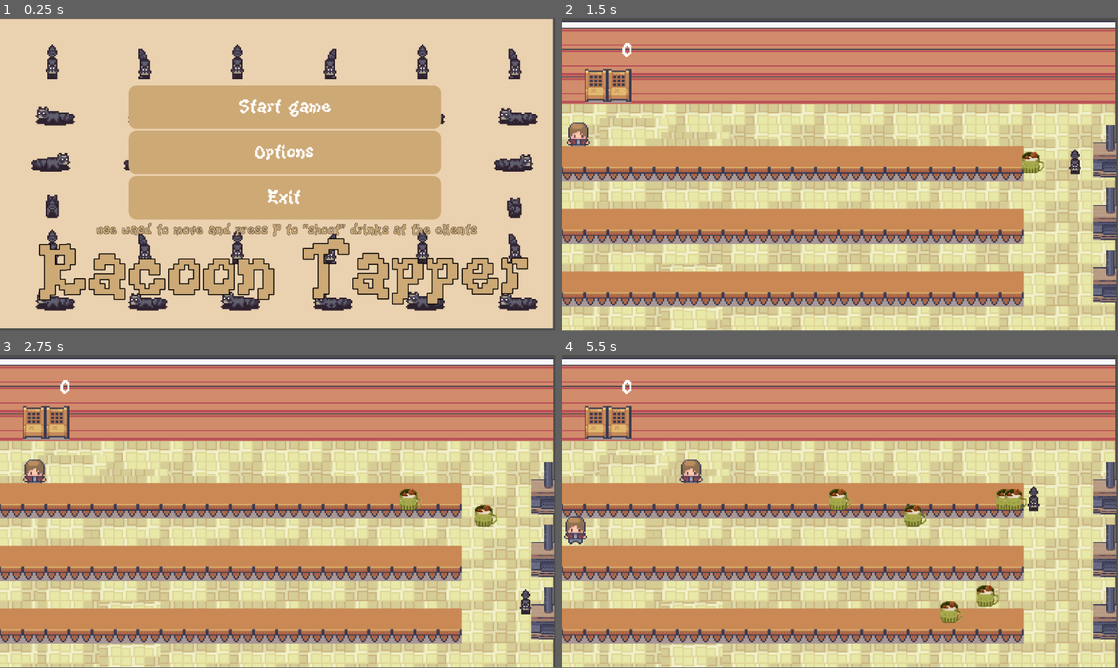
Above: before the commit, frames 1-4 (two rows, left to right).
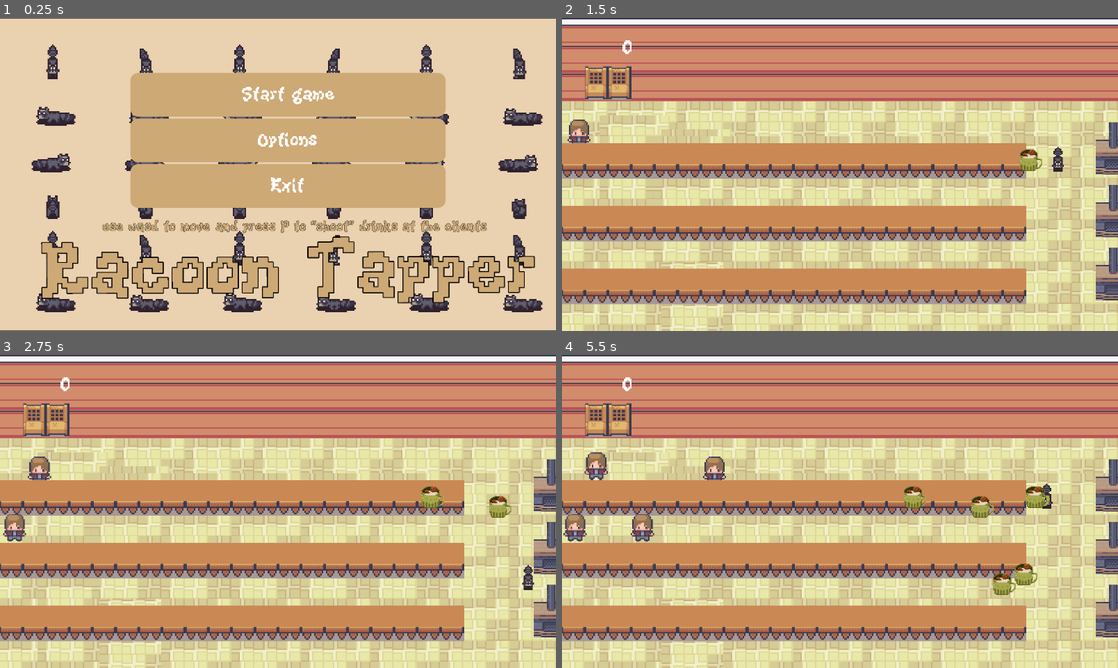
Above: after the commit, the same moments.

Repository: creampuffx/Racoon-Tapper
Game: Godot game, scene res://scenes/starting_screen.tscn
The game is run twice, just before and just after one commit, with the same random seed, the same clock (stepped at 60 frames per second) and the same inputs.
Inputs:
- Up to frame 1 (0.25 s): no input
- Up to frame 2 (1.5 s): click "Start game" at 0.5 s; tap Enter at 1.25 s; hold D (right) from 1.28 s (still down); tap P (put) at 1.35 s
- Up to frame 3 (2.75 s): release D (right) at 2.03 s; hold Down (down) from 2.03 s (still down); tap P (put) at 2.1 s
- Up to frame 4 (5.5 s): release Down (down) at 2.78 s; hold D (right) 2.78-3.53 s; tap P (put) every 0.75 s from 2.85 to 5.1 s; hold Up (up) 3.53-4.28 s; hold A (left) from 4.28 s (still down)
In our replay, the window is 799x449 before the commit and 800x450 after it. These sizes can differ from the game's own. Grey fills any space a smaller window leaves; there, only what the larger window draws over its background counts as a difference.

The runs differ from the first frame. In frame 1, 21% of the frame differs, in the area x 0-100%, y 0-100%; in frame 2, 37%; in frame 3, 38%; in frame 4, 39%.

Commit message:
changed the music

Diff:
--- a/project.godot
+++ b/project.godot
@@ -18,6 +18,13 @@
 [autoload]
 
 Global="*res://common/Global.gd"
+
+[display]
+
+window/size/viewport_width=1920
+window/size/viewport_height=1080
+window/size/mode=3
+window/stretch/mode="viewport"
 
 [editor_plugins]
 
--- a/scenes/beer.tscn
+++ b/scenes/beer.tscn
@@ -4,7 +4,7 @@
 [ext_resource type="Script" uid="uid://cwbwd5lm2n3j8" path="res://scenes/beer.gd" id="1_31xl2"]
 
 [sub_resource type="RectangleShape2D" id="RectangleShape2D_31xl2"]
-size = Vector2(33, 36)
+size = Vector2(15.166666, 22.333334)
 
 [sub_resource type="RectangleShape2D" id="RectangleShape2D_he3c0"]
 size = Vector2(32, 35)
@@ -21,7 +21,7 @@
 texture = ExtResource("1_7v8bv")
 
 [node name="CollisionShape2D" type="CollisionShape2D" parent="."]
-position = Vector2(0.5, 0)
+position = Vector2(-3.416667, 0.5000005)
 shape = SubResource("RectangleShape2D_31xl2")
 
 [node name="Area2D" type="Area2D" parent="."]
@@ -29,6 +29,7 @@
 collision_mask = 5
 
 [node name="CollisionShape2D" type="CollisionShape2D" parent="Area2D"]
+visible = false
 position = Vector2(0.666667, 0.5)
 shape = SubResource("RectangleShape2D_he3c0")
 
--- a/scenes/client.tscn
+++ b/scenes/client.tscn
@@ -29,7 +29,7 @@
 [node name="client" type="CharacterBody2D"]
 position = Vector2(97, 40)
 script = ExtResource("1_1t5vp")
-speed = 20
+speed = 40
 metadata/_edit_lock_ = true
 
 [node name="AnimatedSprite2D" type="AnimatedSprite2D" parent="."]
--- a/scenes/level 1.tscn
+++ b/scenes/level 1.tscn
@@ -5,10 +5,10 @@
 [ext_resource type="Texture2D" uid="uid://bv0c2ao5p52oj" path="res://assets/Modern tiles_Free/Interiors_free/48x48/Room_Builder_free_48x48.png" id="2_kf3d8"]
 [ext_resource type="Texture2D" uid="uid://crqkobtamh2sh" path="res://assets/Modern tiles_Free/Interiors_free/48x48/Interiors_free_48x48.png" id="3_poelv"]
 [ext_resource type="PackedScene" uid="uid://dhfw32r5ech16" path="res://scenes/spawn.tscn" id="5_2sj2h"]
-[ext_resource type="AudioStream" uid="uid://dsdxae5wt4s3g" path="res://assets/music-loop-bundle-download_2024_q1/music-loop-bundle-download_2024_q1/Sketchbook 2024-02-21_01.ogg" id="5_o16nf"]
 [ext_resource type="Script" uid="uid://cirft3lyh27sy" path="res://scenes/score.gd" id="6_kvult"]
 [ext_resource type="PackedScene" uid="uid://dl8dl8j7gem6y" path="res://scenes/client.tscn" id="6_ow2ny"]
 [ext_resource type="FontFile" uid="uid://b1jcjir01uihm" path="res://assets/KiwiSoda.ttf" id="7_1uqwn"]
+[ext_resource type="AudioStream" uid="uid://dpkek6eti1byy" path="res://assets/track 3.wav" id="9_2sj2h"]
 
 [sub_resource type="TileSetAtlasSource" id="TileSetAtlasSource_o16nf"]
 texture = ExtResource("2_kf3d8")
@@ -3231,8 +3231,7 @@
 b = Vector2(1933.8677, 1538.8027)
 
 [node name="level 1" type="Node2D"]
-position = Vector2(9, 2)
-scale = Vector2(0.499, 0.451)
+scale = Vector2(0.8348344, 0.7513546)
 script = ExtResource("1_kvult")
 
 [node name="Layer0" type="TileMapLayer" parent="."]
@@ -3305,10 +3304,6 @@
 unique_name_in_owner = true
 position = Vector2(305, 245)
 scale = Vector2(1.9088299, 1.7784854)
-
-[node name="AudioStreamPlayer2" type="AudioStreamPlayer" parent="."]
-stream = ExtResource("5_o16nf")
-autoplay = true
 
 [node name="StaticBody2D5" type="StaticBody2D" parent="."]
 visible = false
@@ -3344,6 +3339,7 @@
 horizontal_alignment = 1
 vertical_alignment = 1
 script = ExtResource("6_kvult")
+metadata/_edit_use_anchors_ = true
 
 [node name="wall" type="Area2D" parent="."]
 collision_layer = 2
@@ -3351,7 +3347,8 @@
 [node name="CollisionShape2D" type="CollisionShape2D" parent="wall"]
 shape = SubResource("SegmentShape2D_dqu65")
 
-[node name="Camera2D" type="Camera2D" parent="."]
-position = Vector2(1154.3086, 705.0998)
+[node name="AudioStreamPlayer" type="AudioStreamPlayer" parent="."]
+stream = ExtResource("9_2sj2h")
+autoplay = true
 
 [connection signal="area_entered" from="wall" to="client" method="_on_wall_area_entered"]
--- a/scenes/node_2d.gd
+++ b/scenes/node_2d.gd
@@ -8,7 +8,7 @@
 ]
 
 func _on_timer_timeout() -> void:
-	var door = doors[randi() %doors.size()]
+	var door = doors[randi() % doors.size()]
 	var cli =  client_scene.instantiate()
 	cli.position = door.position
 	get_parent().add_child(cli)
--- a/scenes/spawn.tscn
+++ b/scenes/spawn.tscn
@@ -6,7 +6,7 @@
 script = ExtResource("1_auhge")
 
 [node name="Timer" type="Timer" parent="."]
-wait_time = 4.2940000000000005
+wait_time = 1.4789999999999999
 autostart = true
 
 [node name="door1" type="Marker2D" parent="."]
--- a/scenes/starting_screen.tscn
+++ b/scenes/starting_screen.tscn
@@ -163,6 +163,7 @@
 offset_bottom = 2.0
 grow_horizontal = 2
 grow_vertical = 2
+scale = Vector2(1.679993, 1.6745477)
 script = ExtResource("1_ihen6")
 
 [node name="ColorRect" type="ColorRect" parent="."]
@@ -208,10 +209,10 @@
 anchor_top = 0.5
 anchor_right = 0.5
 anchor_bottom = 0.5
-offset_left = -309.0
-offset_top = -186.0
-offset_right = 339.0
-offset_bottom = 92.5
+offset_left = -691.5465
+offset_top = -427.7309
+offset_right = -43.54651
+offset_bottom = -149.2309
 grow_horizontal = 2
 grow_vertical = 2
 theme = SubResource("Theme_ekxnf")
@@ -282,10 +283,10 @@
 layout_mode = 1
 anchors_preset = 10
 anchor_right = 1.0
-offset_left = -88.0
-offset_top = 403.0
-offset_right = 124.69458
-offset_bottom = 659.1449
+offset_left = -468.4543
+offset_top = 397.71933
+offset_right = -255.75977
+offset_bottom = 653.86426
 grow_horizontal = 2
 rotation = -0.0022131763
 theme = SubResource("Theme_qe12f")
@@ -303,11 +304,18 @@
 autoplay = true
 
 [node name="Label" type="Label" parent="."]
-layout_mode = 0
-offset_left = 201.0
-offset_top = 422.0
-offset_right = 991.0
-offset_bottom = 454.0
+layout_mode = 1
+anchors_preset = 7
+anchor_left = 0.5
+anchor_top = 1.0
+anchor_right = 0.5
+anchor_bottom = 1.0
+offset_left = -748.09436
+offset_top = -667.3512
+offset_right = 41.90564
+offset_bottom = -635.3512
+grow_horizontal = 2
+grow_vertical = 0
 theme_override_colors/font_color = Color(0.8039216, 0.6627451, 0.4627451, 1)
 theme_override_constants/outline_size = 2
 theme_override_fonts/font = ExtResource("3_l1ni3")
Not shown, added: assets/track 3.wav.import
Not shown, added: common/track 3.wav.import
Not shown, added: assets/track 3.wav
Not shown, added: common/track 3.wav
